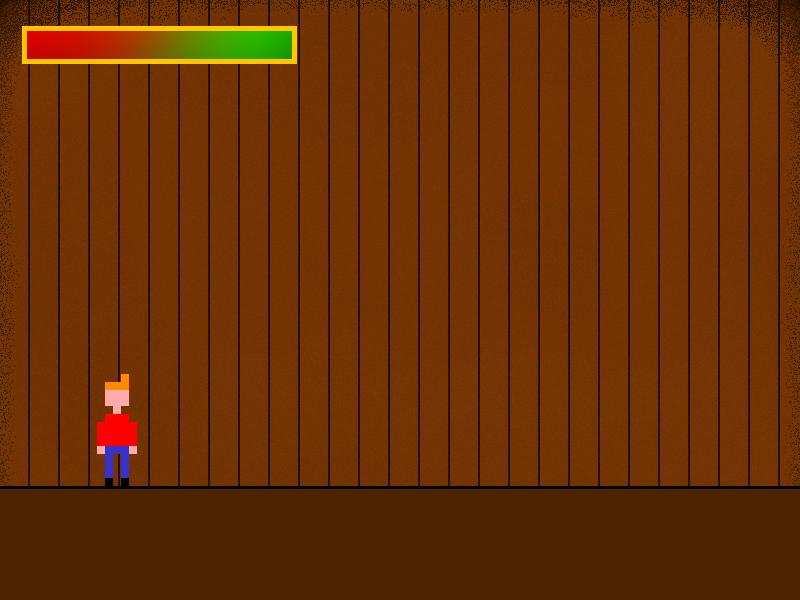
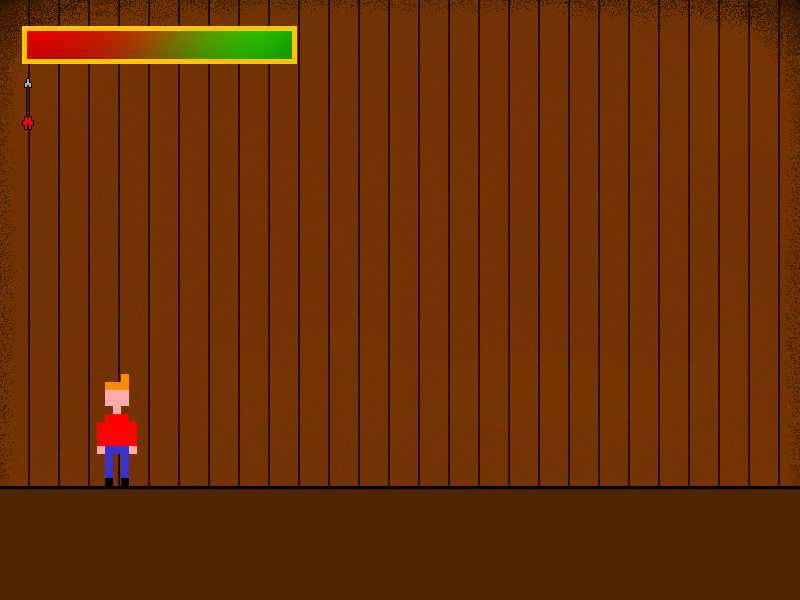
Comparing the layer stacks of the two w=800, h=600 images. Changes:
added layer "ammo" in group "UI" over [22, 78, 34, 130]
